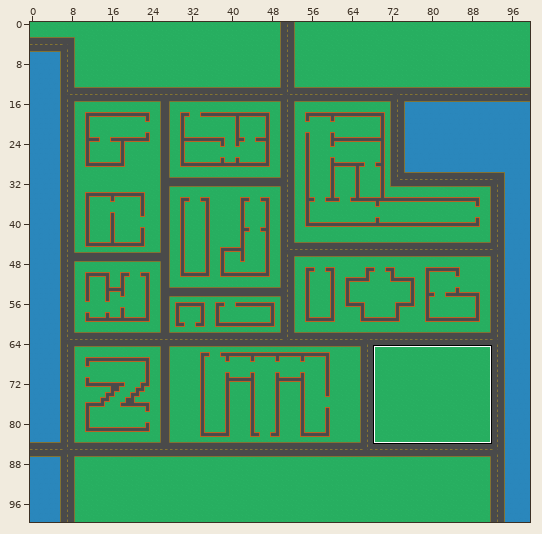
Tiled map -- maps/00.tmx. Above: a wide view before the commit, with the close-up outlined.
Close-up. As it was:
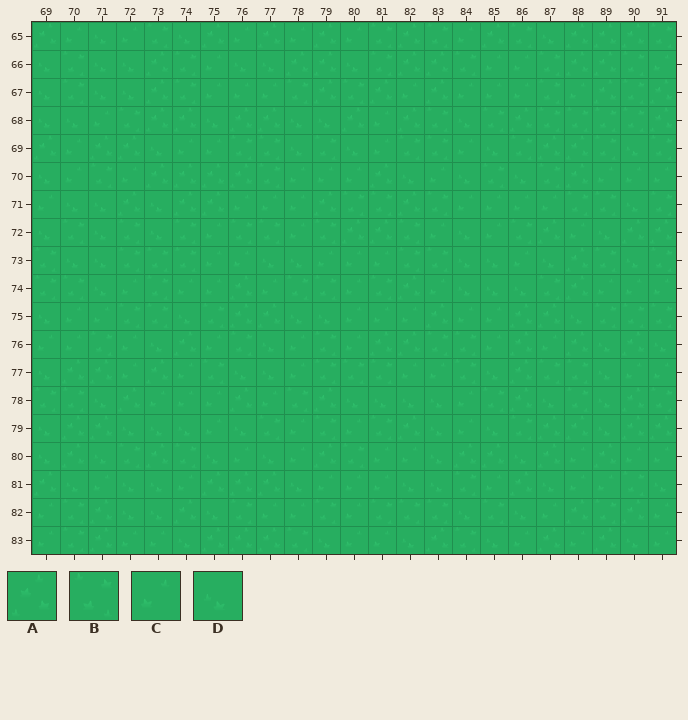
Cells are 64x64 px. Shown: x 69..91, y 65..83. The commit also changed other parts of the map, which this record leaves out.
Key: from "tiles": A 0, B 1, C 2, D 3.
_ is an empty cell.
Layer "00" before, first column x 69:
65 ACDCBDACACACBABCABDAAAB
66 DBDDABCDDAADBAABCCBAABC
67 DBDDABCCCBABACACCCBCABA
68 DDCBAADAADDACABDBABBBBA
69 ACAADCCBBDBDCBBCDBAABDB
70 DCBCAAAABCCCADCDBDBACCC
71 CDDADAACCCABBABCCCCBBDB
72 DBDBDBCBBCBAABCDCBACDAA
73 BDDBBBCCDDCCCBBDDCDABDB
74 BBDCBCCACBBCBACDDDBACCC
75 DCCBBDBAADDCCCACCAADBBB
76 CCBCDACBDCBCAABBCACADAD
77 DAACACBDDCBBBCCBDABBDCC
78 BBDACCCACBADDDDCBADBDAB
79 DAADDDCDBCBCBADCDBAADAA
80 DADBABDCDCABCCDAADACACC
81 ADCDDCAAADCCCDDBCADCCBD
82 CBADDADBCCBCBBBDBDCABAC
83 CBACCDAAABDCCDABDCACADC
Now the later version:
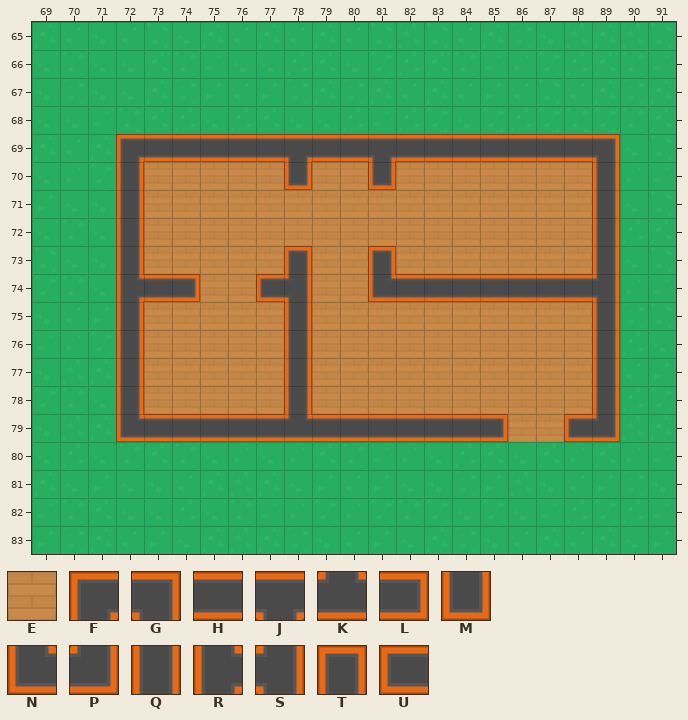
Further tiles: from "tiles": E 41, F 108, G 109, H 110, J 111, K 112, L 113, M 114, N 135, P 136, Q 137, R 138, S 139, T 140, U 141.
Changes in this commit:
Changed rows in their new state; . is an unchanged cell.
Layer "00":
first column x 72:
69 FHHHHHJHHJHHHHHHHG
70 QEEEEEMEEMEEEEEEEQ
71 QEEEEEEEEEEEEEEEEQ
72 QEEEEEEEEEEEEEEEEQ
73 QEEEEETEETEEEEEEEQ
74 RHLEEUSEENHHHHHHHS
75 QEEEEEQEEEEEEEEEEQ
76 QEEEEEQEEEEEEEEEEQ
77 QEEEEEQEEEEEEEEEEQ
78 QEEEEEQEEEEEEEEEEQ
79 NHHHHHKHHHHHHLEEUP
Where, in picture pixels (left, top, right, bottom), the same in both close-ups:
changed: (116, 134, 620, 442)
